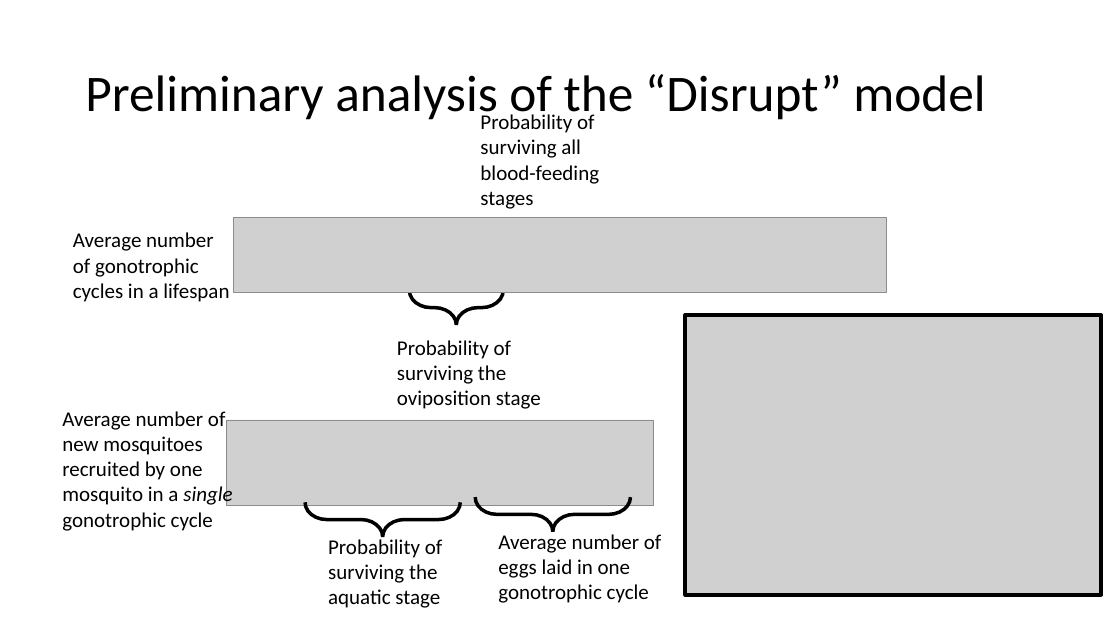
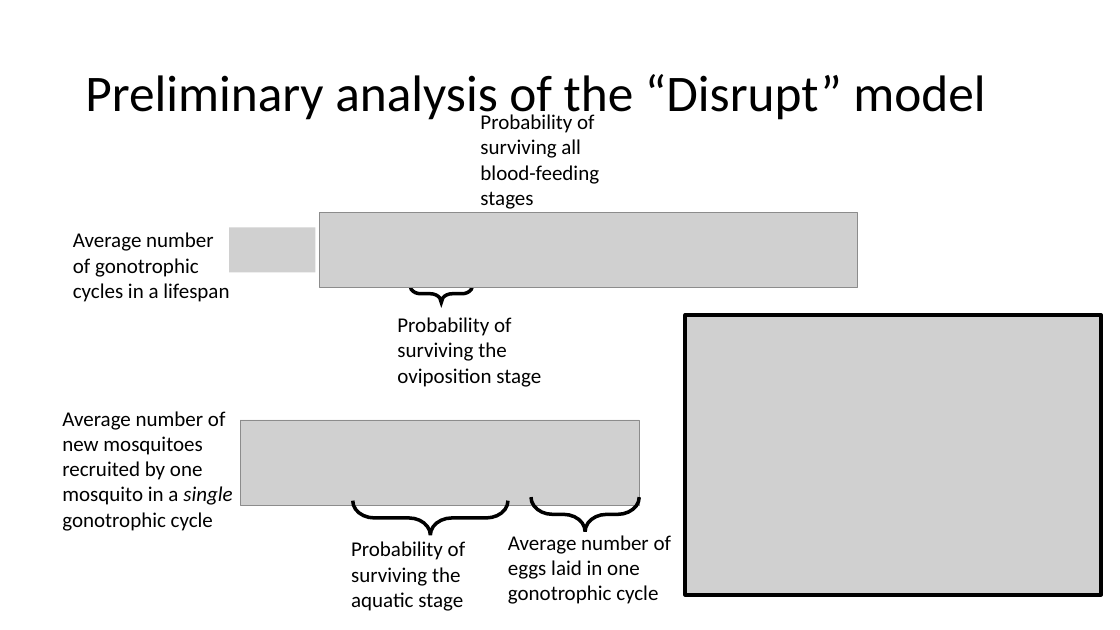
Before and after one commit to kydahl/MBF_models, a slide deck: slide 20 of presentations/Multiple blood feeding case studies.pptx (slide 18 before the commit). Drawn at 1120x630 pixels with LibreOffice and Linux fonts; fonts in the diff are those of the drawing; grey boxes stand for pictures. Boxes give left, top, right and bottom in pixels: in the first picture for what was removed or moved away, otherwise in the second. Text is boxed around its words. In the diff, an @@ line names an element or a change of style, - is before the commit and + after.

```diff
--- a/presentations/Multiple blood feeding case studies.pptx
+++ b/presentations/Multiple blood feeding case studies.pptx
@@ picture added at [229,228,316,273] @@
@@ picture: place and size @@
-picture at [234,218,886,293]
+picture at [320,213,858,288]
@@ right brace: place and size @@
-right brace at [410,290,504,325]
+right brace at [410,285,473,302]
@@ text "Probability of surviving the oviposition ...": place and size @@
-text "Probability of surviving the oviposition ..." at [397,340,541,409]
+text "Probability of surviving the oviposition ..." at [397,317,541,387]
@@ picture: place and size @@
-picture at [226,420,653,505]
+picture at [240,420,639,505]
@@ right brace: place and size @@
-right brace at [305,502,460,537]
+right brace at [353,501,508,535]
@@ right brace: place and size @@
-right brace at [476,497,631,532]
+right brace at [531,497,639,532]
@@ text "Probability of surviving the aquatic ...": place and size @@
-text "Probability of surviving the aquatic ..." at [328,536,442,608]
+text "Probability of surviving the aquatic ..." at [351,541,465,611]
@@ text "Average number of eggs laid ...": place and size @@
-text "Average number of eggs laid ..." at [498,531,661,603]
+text "Average number of eggs laid ..." at [508,535,671,604]
```
Also in this commit, not shown: 13 other slides changed, 7 slides added, 4 slides removed, 3 other files.
